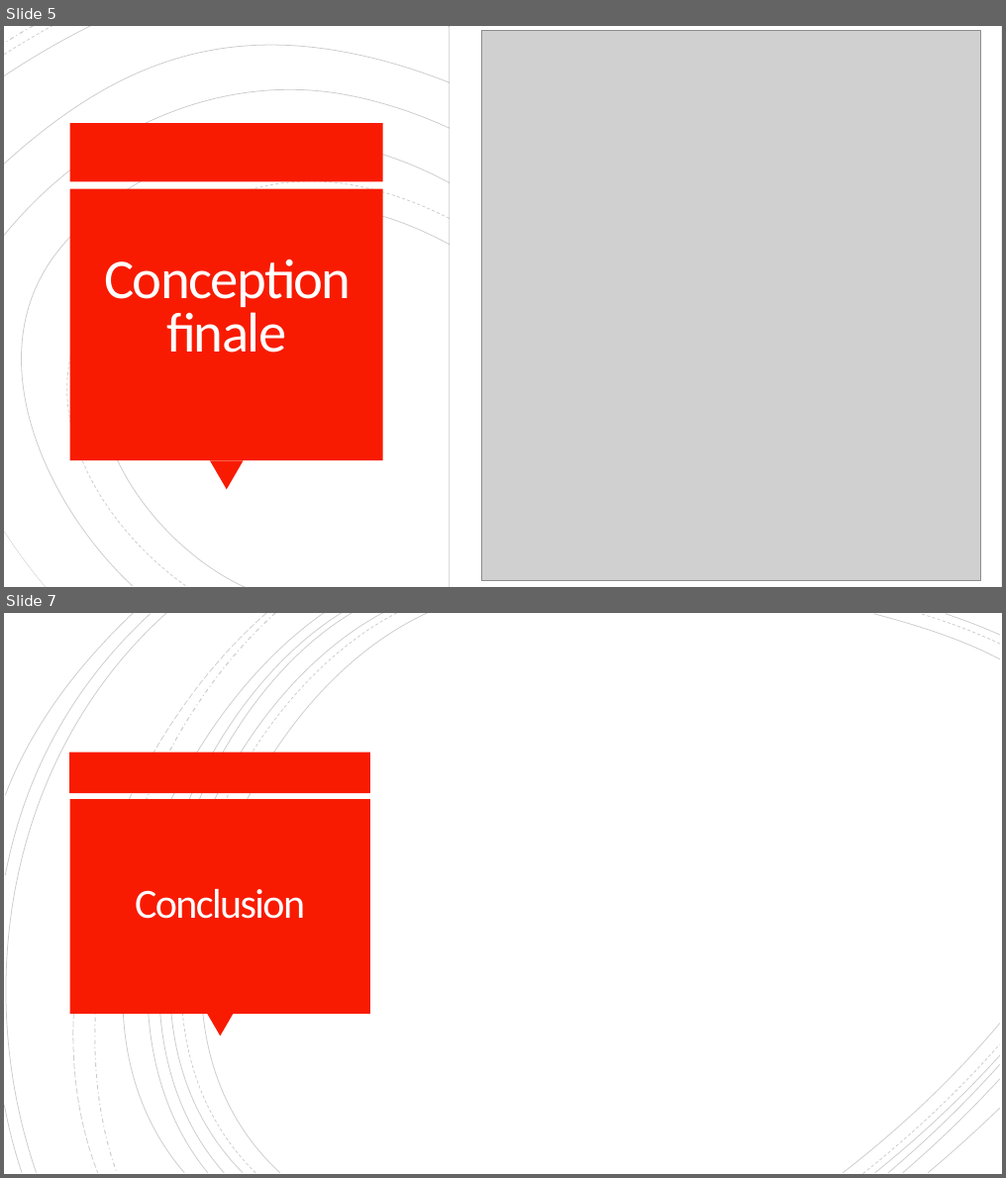
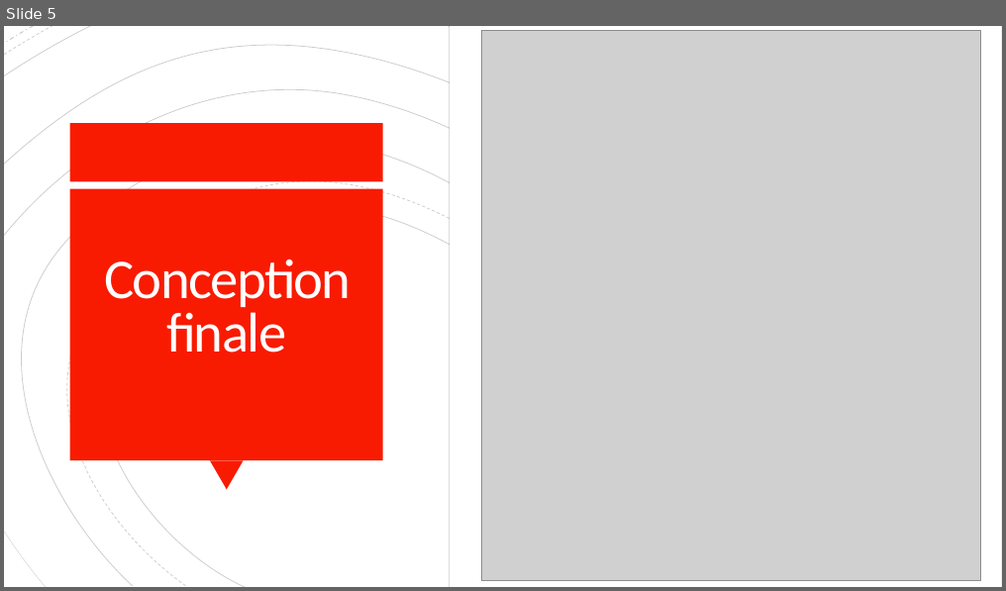
Before and after one commit to icetomtom/2020_COO_Zeldiablo_muller742u_etchevar1u_huet41u_bouillo15u, a slide deck: documents/Zeldiablo_muller742u_Huet41u_Bouillo15u_etchevar1u.pptx. Shown one above the other, each under a label of ours: slides 5 and 7 before the commit, slide 5 after it; the slides between them are not shown. The pictures are 1006x1178 and 1006x591 pixels, drawn with LibreOffice and Linux fonts; fonts in the diff are those of the drawing; grey boxes stand for pictures. Boxes give left, top, right and bottom in pixels: in the first picture for what was removed or moved away, otherwise in the second. Text is boxed around its words. In the diff, an @@ line names an element or a change of style, - is before the commit and + after.

```diff
--- a/documents/Zeldiablo_muller742u_Huet41u_Bouillo15u_etchevar1u.pptx
+++ b/documents/Zeldiablo_muller742u_Huet41u_Bouillo15u_etchevar1u.pptx
@@ slide 7 removed at box(4, 613, 1002, 1174), background #FFFFFF; not listed: 15 template elements that a slide beside it also shows @@
@@ rectangle removed at box(70, 753, 371, 793) @@
@@ rectangle removed at box(70, 799, 370, 1014) @@
@@ title removed at box(135, 889, 305, 919) @@
-Conclusion
@@ triangle removed at box(207, 1014, 233, 1037) @@
@@ group removed at box(844, 614, 1000, 1173): 6 freeform shapes @@
```
Also in this commit, not shown: 2 slides changed, 1 slide added.
